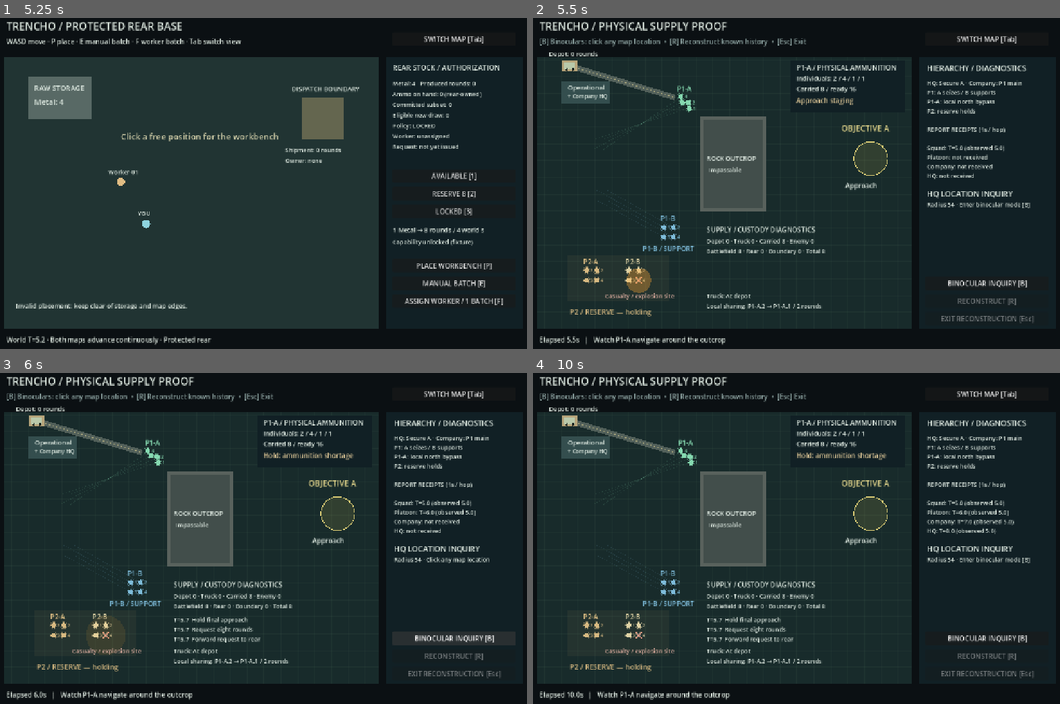
Above: before the commit, frames 1-4 (two rows, left to right).
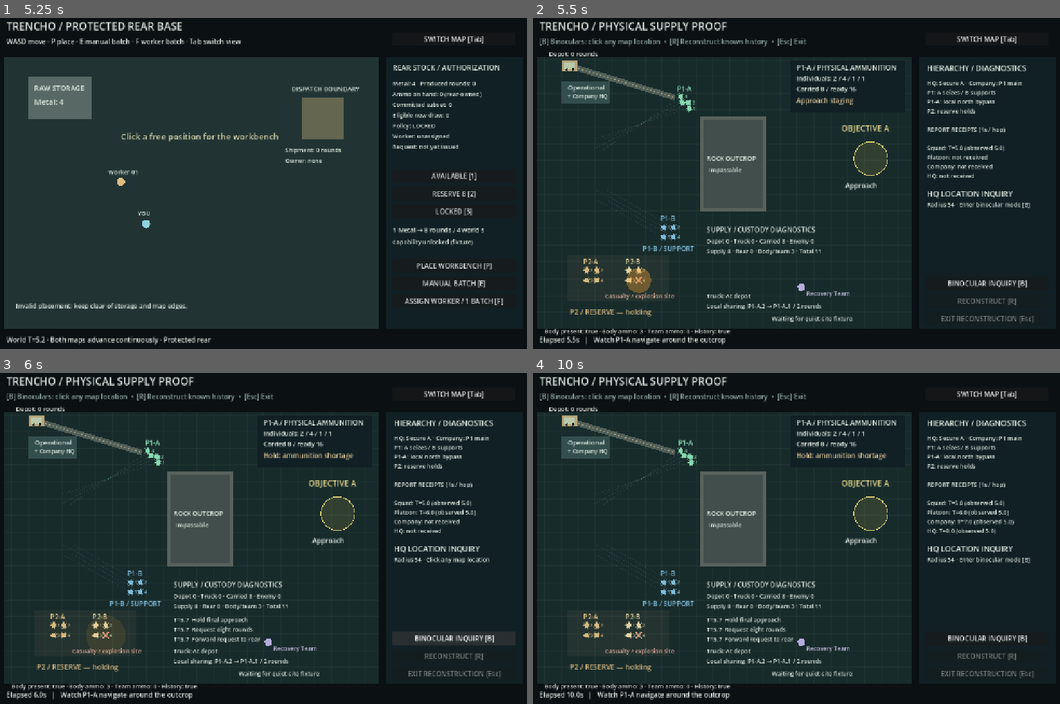
Above: after the commit, the same moments.

Repository: TheInfinityIQ/trencho_v3
Game: Godot game, scene res://main.tscn
The game is run twice, just before and just after one commit, with the same random seed, the same clock (stepped at 60 frames per second) and the same inputs.
Inputs (mouse positions are in pixels of both pictures, inside the frame that each line leads up to):
- Up to frame 1 (5.25 s): click "AVAILABLE [1]" at 0.5 s; click "RESERVE 8 [2]" at 1.25 s; click "LOCKED [3]" at 2 s; click "PLACE WORKBENCH [P]" at 2.75 s; click "MANUAL BATCH [E]" at 3.5 s; click "ASSIGN WORKER / 1 BATCH [F]" at 4.25 s; tap Enter at 5 s; move the mouse to (384, 163) at 5.02 s; hold D from 5.03 s (still down); tap B at 5.1 s; click (384, 163) at 5.17 s
- Up to frame 2 (5.5 s): keep holding D; tap Tab at 5.3 s
- Up to frame 3 (6 s): release D at 5.75 s; click "BINOCULAR INQUIRY [B]" at 5.75 s
- Up to frame 4 (10 s): tap Space at 6.5, 8.75 s; move the mouse to (691, 555) at 6.52 s; hold S 6.53-7.28 s; tap Tab at 6.6, 9.8 s; click (691, 555) at 6.67 s; tap P at 6.8, 7.35 s; tap Enter at 7.25 s; move the mouse to (849, 462) at 7.27 s; hold D 7.28-8.03 s; click (849, 462) at 7.42 s; tap E at 7.55, 8.1 s; move the mouse to (770, 604) at 8.02 s; hold W 8.03-8.78 s; click (770, 604) at 8.17 s; tap R at 8.3, 8.85 s; move the mouse to (959, 588) at 8.77 s; hold A from 8.78 s (still down); click (959, 588) at 8.92 s; tap B at 9.05, 9.6 s; tap Escape at 9.4 s; move the mouse to (633, 485) at 9.52 s; click (633, 485) at 9.67 s

Frame 1 is identical in both runs. In frame 2, 0.7% of the frame differs, in the area x 2-61%, y 69-96%; in frame 3, 0.7%; in frame 4, 0.7%.

Commit message:
Preserve casualty aftermath and history through physical recovery

Diff:
--- /dev/null
+++ b/check_recovery.gd
@@ -0,0 +1,145 @@
+extends SceneTree
+
+const Scenario = preload("res://scenario.gd")
+var failures: Array[String] = []
+var checks := 0
+
+func expect(condition: bool, description: String) -> void:
+	checks += 1
+	if not condition:
+		failures.append(description)
+
+func step(model, duration: float) -> void:
+	var remaining := duration
+	while remaining > 0.000001:
+		var delta := minf(remaining, 1.0 / 60.0)
+		model.advance(delta)
+		remaining -= delta
+
+func _initialize() -> void:
+	run.call_deferred()
+
+func key(code: Key) -> void:
+	var event := InputEventKey.new()
+	event.keycode = code
+	event.pressed = true
+	Input.parse_input_event(event)
+	var release := InputEventKey.new()
+	release.keycode = code
+	Input.parse_input_event(release)
+
+func click(point: Vector2) -> void:
+	var event := InputEventMouseButton.new()
+	event.position = point
+	event.button_index = MOUSE_BUTTON_LEFT
+	event.pressed = true
+	Input.parse_input_event(event)
+	var release := InputEventMouseButton.new()
+	release.position = point
+	release.button_index = MOUSE_BUTTON_LEFT
+	Input.parse_input_event(release)
+
+func capture(name: String) -> void:
+	await create_timer(0.12).timeout
+	await RenderingServer.frame_post_draw
+	root.get_texture().get_image().save_png("res://artifacts/recovery_" + name + ".png")
+
+func run() -> void:
+	var model = Scenario.new(false)
+	var casualty = model.recovery.casualty
+	expect(casualty.active and casualty.inventory.BoltActionRifleAmmo == 3 and not casualty.body_present, "Three rounds already carried before casualty; no body yet")
+	expect(model.total_ammunition() == 27, "Scenario includes extra three-round casualty fixture")
+	step(model, 5)
+	expect(not casualty.active and casualty.body_present and casualty.inventory.BoltActionRifleAmmo == 3, "Death retains person and item custody in one physical body")
+	expect(model.squads[3].carried_ammunition("BoltActionRifleAmmo") == 0, "Dead member excluded from living readiness")
+	expect(model.squads[3].soldiers[2].inventory.BoltActionRifleAmmo == 0, "No automatic nearby looting")
+	expect(model.information.query(casualty.position).is_empty(), "Pre-HQ query remains unknown")
+	var death_location: Vector2 = casualty.position
+	step(model, 9.999)
+	expect(casualty.body_present and casualty.position == death_location and casualty.inventory.BoltActionRifleAmmo == 3, "Body/inventory persist through time, movement and report propagation")
+	var known: Array[Dictionary] = model.information.query(death_location)
+	expect(known.size() == 1 and known[0].observation_time == 5, "HQ knows original event before cleanup")
+	var history := JSON.stringify(model.information.world_event)
+	var knowledge := JSON.stringify(model.information.knowledge)
+	step(model, 0.001)
+	expect(model.recovery.dispatched_at == 15 and casualty.body_present, "Dispatch does not remove body")
+	expect(model.recovery.position.distance_to(death_location) > 300, "Recovery team must physically travel")
+	while model.recovery.started_at < 0 and model.elapsed < 25:
+		step(model, 0.05)
+	expect(model.recovery.started_at >= 0 and model.recovery.position.distance_to(death_location) <= 24 and casualty.body_present, "Recovery starts only within24-unit interaction range")
+	var deadline: float = model.recovery.started_at + 2
+	step(model, deadline - model.elapsed - 0.001)
+	expect(casualty.body_present and model.recovery.inventory.BoltActionRifleAmmo == 0, "No premature removal or custody transfer before2s")
+	step(model, 0.001)
+	expect(not casualty.body_present and not casualty.active and casualty.id == "P2-B.4", "Recovery removes body while preserving inactive person identity")
+	expect(casualty.inventory.BoltActionRifleAmmo == 0 and model.recovery.inventory.BoltActionRifleAmmo == 3, "Exactly three rounds move from body to team custody")
+	expect(model.total_ammunition() == 27 and model.recovery.ledger.size() == 1, "Recovery conserves ammo exactly once")
+	expect(JSON.stringify(model.information.world_event) == history and JSON.stringify(model.information.knowledge) == knowledge, "Cleanup alters neither historical event nor military knowledge")
+	known = model.information.query(death_location)
+	expect(known.size() == 1 and known[0].observation_time == 5 and not JSON.stringify(known).contains("enemy"), "Post-cleanup inquiry preserves original partial incident without hidden source")
+	expect(model.information.begin_reconstruction(known), "Historical reconstruction remains available after cleanup")
+	model.advance(10)
+	expect(not casualty.body_present and model.recovery.inventory.BoltActionRifleAmmo == 3, "Reconstruction does not respawn current body or equipment")
+	model.information.end_reconstruction()
+	step(model, 3)
+	expect(not casualty.body_present and model.recovery.ledger.size() == 1 and model.total_ammunition() == 27, "Exiting reconstruction leaves cleaned world and no duplicate recovery")
+	var integrated = Scenario.new(true)
+	step(integrated, 5)
+	integrated.rear.place_workbench(Vector2(380, 480))
+	integrated.rear.start_job("Avatar", integrated.elapsed)
+	step(integrated, 4)
+	expect(integrated.recovery.casualty.body_present and integrated.rear.produced == 8 and integrated.total_ammunition() == 19, "Unrelated rear production preserves body and accounts separate recipe source")
+	if "--visual" in OS.get_cmdline_user_args():
+		await visual_run()
+	var output := FileAccess.open("res://artifacts/recovery_checks.json", FileAccess.WRITE)
+	output.store_string(JSON.stringify({"checks": checks, "failures": failures, "body_present": casualty.body_present, "person_id": casualty.id, "team_inventory": model.recovery.inventory, "ledger": model.recovery.ledger, "historical_event": model.information.world_event, "HQ": model.information.knowledge.HQ}, "\t"))
+	output.close()
+	print("RECOVERY CHECKS: ", checks, " failures: ", failures)
+	quit(0 if failures.is_empty() else 1)
+
+func visual_run() -> void:
+	var view = load("res://main.tscn").instantiate()
+	expect(view.get_script() != null, "Graphical scene script loads")
+	if view.get_script() == null:
+		view.free()
+		return
+	view.view_mode = "battlefield"
+	root.add_child(view)
+	await create_timer(5.2).timeout
+	key(KEY_B)
+	await process_frame
+	click(Vector2(264, 634))
+	await capture("body_unknown")
+	expect(view.model.recovery.casualty.body_present and view.query_result.is_empty(), "Visible body exists before HQ established history")
+	key(KEY_TAB)
+	await process_frame
+	key(KEY_P)
+	await process_frame
+	click(Vector2(380, 480))
+	await process_frame
+	key(KEY_E)
+	await create_timer(2.0).timeout
+	await capture("rear_activity_body_persists")
+	expect(view.model.recovery.casualty.body_present and not view.model.rear.job.is_empty(), "Body persists while rear map and job active")
+	key(KEY_TAB)
+	await create_timer(2.5).timeout
+	click(Vector2(264, 634))
+	await capture("body_known")
+	expect(view.model.recovery.casualty.body_present and view.query_result.size() == 1, "Known incident and persistent body coexist")
+	while view.model.elapsed < 16.0:
+		await create_timer(0.1).timeout
+	await capture("team_approaching")
+	expect(view.model.recovery.casualty.body_present and view.model.recovery.started_at < 0, "Rendered team travels before recovery action")
+	var waited := 0
+	while view.model.recovery.casualty.body_present and waited < 100:
+		await create_timer(0.1).timeout
+		waited += 1
+	click(Vector2(264, 634))
+	await capture("cleaned_history")
+	expect(not view.model.recovery.casualty.body_present and view.query_result.size() == 1, "Cleaned location retains same established history")
+	key(KEY_R)
+	await capture("historical_reconstruction")
+	expect(view.model.information.reconstructing and not view.model.recovery.casualty.body_present, "Historical ghost appears without current corpse")
+	key(KEY_ESCAPE)
+	await capture("exit_stays_clean")
+	expect(not view.model.recovery.casualty.body_present and view.model.recovery.inventory.BoltActionRifleAmmo == 3, "Exiting reconstruction leaves current cleanup intact")
--- a/information.gd
+++ b/information.gd
@@ -16,6 +16,7 @@
 func advance(now: float, casualty) -> void:
 	if world_event.is_empty() and now + 0.000001 >= EVENT_TIME:
 		casualty.active = false
+		casualty.body_present = true
 		world_event = {"event_id": "fixture-incident-1", "soldier_id": casualty.id,
 			"location": casualty.position, "event_time": EVENT_TIME,
 			"cause": "explosion", "hidden_source_id": "enemy-indirect-source-7"}
--- /dev/null
+++ b/recovery.gd
@@ -0,0 +1,40 @@
+extends RefCounted
+
+const CATEGORY := "BoltActionRifleAmmo"
+const DISPATCH_TIME := 15.0
+const RANGE := 24.0
+const DURATION := 2.0
+var casualty
+var position := Vector2(650, 650)
+var state := "Waiting for quiet-site fixture"
+var inventory := {CATEGORY: 0}
+var dispatched_at := -1.0
+var started_at := -1.0
+var completed_at := -1.0
+var ledger: Array[Dictionary] = []
+
+func _init(person) -> void:
+	casualty = person
+	# Explicit starting inventory: death creates no new ammunition or duplicate pile.
+	casualty.inventory[CATEGORY] = 3
+
+func advance(delta: float, now: float) -> void:
+	if not casualty.body_present or completed_at >= 0:
+		return
+	if dispatched_at < 0 and now + 0.000001 >= DISPATCH_TIME:
+		dispatched_at = DISPATCH_TIME
+		state = "Approaching body"
+	if state == "Approaching body":
+		position = position.move_toward(casualty.position, 80 * delta)
+		if position.distance_to(casualty.position) <= RANGE:
+			started_at = now
+			state = "Recovering / 2 world seconds"
+	if started_at >= 0 and completed_at < 0 and now + 0.000001 >= started_at + DURATION:
+		var quantity: int = casualty.inventory[CATEGORY]
+		casualty.inventory[CATEGORY] = 0
+		inventory[CATEGORY] += quantity
+		casualty.body_present = false
+		completed_at = started_at + DURATION
+		state = "Recovered / items held by team"
+		ledger.append({"source": "body:" + casualty.id, "quantity": quantity, "destination": "Recovery Team", "time": completed_at, "ownership_before": "military", "ownership_after": "military", "reason": "Physical recovery completed; historical event unchanged"})
+		print("RECOVERY: ", JSON.stringify(ledger.back()))
--- a/scenario.gd
+++ b/scenario.gd
@@ -4,6 +4,7 @@
 const Information = preload("res://information.gd")
 const Supply = preload("res://supply.gd")
 const Rear = preload("res://rear.gd")
+const Recovery = preload("res://recovery.gd")
 const OBSTACLE := Rect2(410, 245, 155, 225)
 const OBJECTIVE := Vector2(815, 345)
 var elapsed := 0.0
@@ -15,6 +16,7 @@
 var supply
 var rear
 var integrated_rear := false
+var recovery
 
 func _init(with_rear := false) -> void:
 	integrated_rear = with_rear
@@ -26,6 +28,16 @@
 	supply = Supply.new(squads[0], with_rear)
 	if with_rear:
 		rear = Rear.new()
+	recovery = Recovery.new(squads[3].soldiers[3])
+
+func total_ammunition() -> int:
+	var total: int = supply.depot.inventory[Supply.CATEGORY] + supply.truck.inventory[Supply.CATEGORY] + supply.captured.inventory[Supply.CATEGORY] + recovery.inventory[Supply.CATEGORY]
+	for squad in squads:
+		for soldier in squad.soldiers:
+			total += int(soldier.inventory.get(Supply.CATEGORY, 0))
+	if integrated_rear:
+		total += rear.ammunition + rear.shipment.cargo
+	return total
 
 func record(echelon: String, actor: String, intent: String, choice: String, reason: String) -> void:
 	trace.append({"echelon": echelon, "actor": actor, "intent": intent, "choice": choice, "reason": reason})
@@ -71,6 +83,7 @@
 	supply.advance(delta, elapsed)
 	if integrated_rear:
 		rear.advance(delta, elapsed, supply)
+	recovery.advance(delta, elapsed)
 	if not secured and supply.phase == "Final approach" and squads[0].complete():
 		secured = true
 		record("Squad", squads[0].id, "Seize Objective A", "Objective reached by all four soldiers", "Each individual completed its own route")
--- a/soldier.gd
+++ b/soldier.gd
@@ -10,6 +10,7 @@
 var arrived := false
 var waypoint := 0
 var active := true
+var body_present := false
 var inventory := {"BoltActionRifleAmmo": 0}
 var weapon_category := "BoltActionRifle"
 
--- a/squad.gd
+++ b/squad.gd
@@ -9,6 +9,13 @@
 var decision: Dictionary = {}
 var terrain: Rect2
 var final_paths: Dictionary = {}
+
+func carried_ammunition(category: String) -> int:
+	var total := 0
+	for soldier in soldiers:
+		if soldier.active:
+			total += int(soldier.inventory.get(category, 0))
+	return total
 
 func stage_for_supply() -> void:
 	for soldier in soldiers:
@@ -70,6 +77,8 @@
 	# from which positions are regenerated. Clearance protects the outcrop boundary.
 	for a in range(soldiers.size()):
 		for b in range(a + 1, soldiers.size()):
+			if not soldiers[a].active or not soldiers[b].active:
+				continue
 			var difference: Vector2 = soldiers[b].position - soldiers[a].position
 			var distance := difference.length()
 			if distance < 14:
--- a/supply.gd
+++ b/supply.gd
@@ -34,11 +34,7 @@
 	squad.stage_for_supply()
 
 func carried() -> int:
-	var total := 0
-	for soldier in squad.soldiers:
-		if soldier.active:
-			total += int(soldier.inventory.get(CATEGORY, 0))
-	return total
+	return squad.carried_ammunition(CATEGORY)
 
 func total_accounted() -> int:
 	var total: int = depot.inventory[CATEGORY] + truck.inventory[CATEGORY] + captured.inventory[CATEGORY]
--- a/view.gd
+++ b/view.gd
@@ -155,6 +155,8 @@
 		var squad = model.squads[index]
 		var color: Color = colors[index]
 		for soldier in squad.soldiers:
+			if not soldier.active and not soldier.body_present:
+				continue
 			if not soldier.path.is_empty():
 				var points := PackedVector2Array([soldier.route_origin])
 				points.append_array(PackedVector2Array(soldier.path))
@@ -191,8 +193,7 @@
 		label_at(Vector2(425, 520), "SUPPLY / CUSTODY DIAGNOSTICS", 16)
 		label_at(Vector2(425, 546), "Depot %d · Truck %d · Carried %d · Enemy %d" % [supply.depot.inventory[supply.CATEGORY], supply.truck.inventory[supply.CATEGORY], supply.carried(), supply.captured.inventory[supply.CATEGORY]], 14)
 		if model.integrated_rear:
-			var total: int = supply.total_accounted() + model.rear.ammunition + model.rear.shipment.cargo
-			label_at(Vector2(425, 570), "Battlefield %d · Rear %d · Boundary %d · Total %d" % [supply.total_accounted(), model.rear.ammunition, model.rear.shipment.cargo, total], 14)
+			label_at(Vector2(425, 570), "Supply %d · Rear %d · Body/team 3 · Total %d" % [supply.total_accounted(), model.rear.ammunition, model.total_ammunition()], 14)
 			label_at(Vector2(425, 676), "Truck: " + supply.truck.state, 14)
 		else:
 			label_at(Vector2(425, 570), "Total conserved: %d rounds · %s" % [supply.total_accounted(), supply.truck.state], 14)
@@ -209,6 +210,12 @@
 		label_at(observation.location + Vector2(-80, 42), "Casualty / explosion site", 14, Color("d6a89b"))
 	if queried:
 		draw_arc(query_point, model.information.QUERY_RADIUS, 0, TAU, 48, Color("99dfe9"), 1.5)
+	if not model.information.reconstructing:
+		var recovery = model.recovery
+		draw_circle(recovery.position, 9, Color("b4addd"))
+		label_at(recovery.position + Vector2(12, 20), "Recovery Team", 14, Color("c8c3e5"))
+		label_at(Vector2(40, 760), "Body present: %s · Body ammo: %d · Team ammo: %d · History: %s" % [str(recovery.casualty.body_present), recovery.casualty.inventory[recovery.CATEGORY], recovery.inventory[recovery.CATEGORY], str(not model.information.world_event.is_empty())], 14)
+		label_at(Vector2(580, 730), recovery.state, 14)
 	if model.information.reconstructing:
 		draw_rect(Rect2(24, 105, 888, 645), Color(0.04, 0.08, 0.12, 1))
 		for record in model.information.reconstruction:
Not shown, added: check_recovery.gd.uid
Not shown, added: recovery.gd.uid
Not shown, changed: README.md
